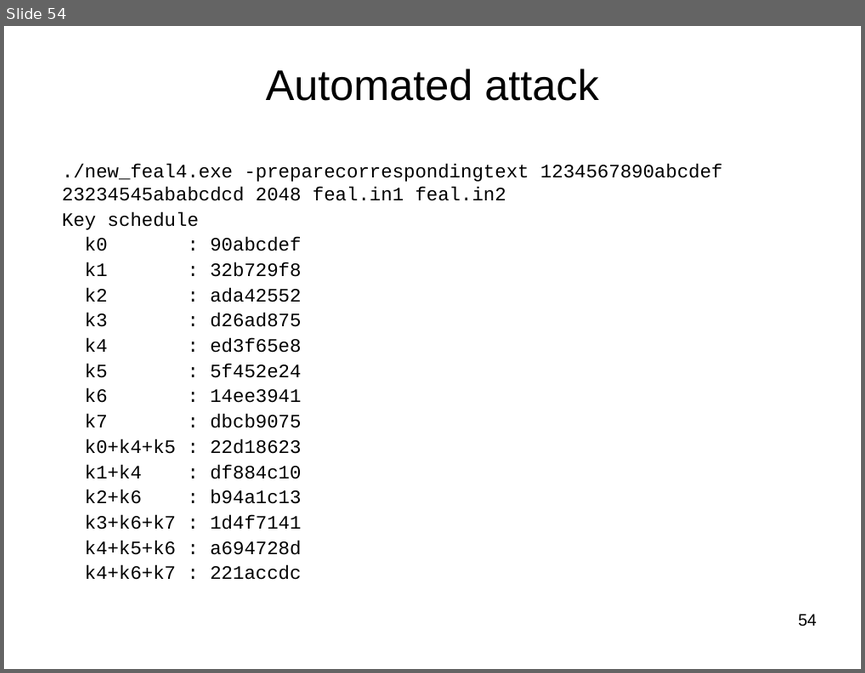
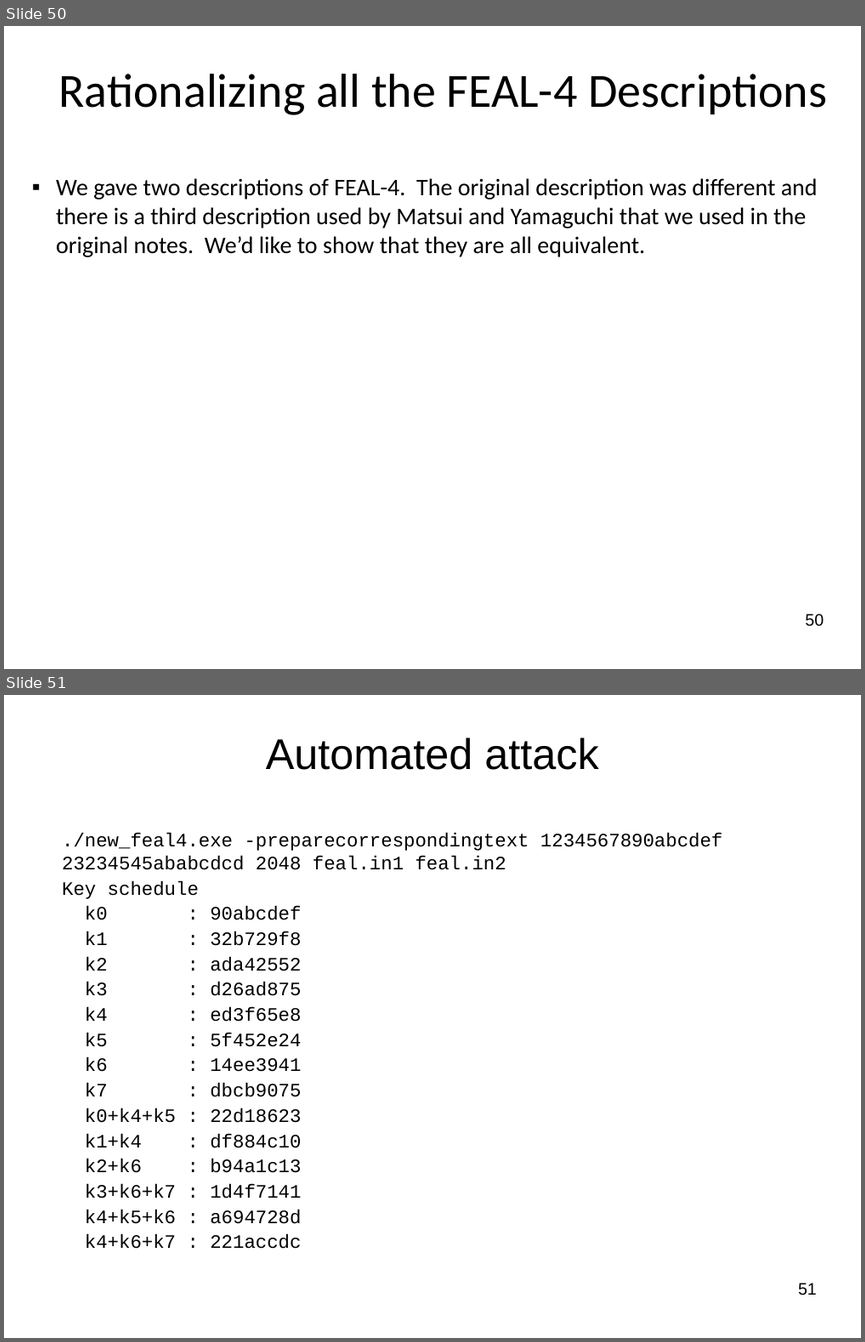
Before and after one commit to jlmucb/class_notes, a slide deck: BerkeleyClass/CS290Spring2013/Lectures/Cryptoclass4.pptx. Shown one above the other, each under a label of ours: slide 54 before the commit, slides 50 and 51 after it. The pictures are 865x673 and 865x1342 pixels, drawn with LibreOffice and Linux fonts; fonts in the diff are those of the drawing. Boxes give left, top, right and bottom in pixels: in the first picture for what was removed or moved away, otherwise in the second. Text is boxed around its words. In the diff, an @@ line names an element or a change of style, - is before the commit and + after.

Commit message:
Improved FEAL discussion

```diff
--- a/BerkeleyClass/CS290Spring2013/Lectures/Cryptoclass4.pptx
+++ b/BerkeleyClass/CS290Spring2013/Lectures/Cryptoclass4.pptx
@@ slide 50 added at (4,26,861,669), background #FFFFFF @@
@@ title added at (59,74,827,115), 40 pt, text #000000 @@
+Rationalizing all the FEAL-4 Descriptions
@@ text added at (56,178,817,257), 20 pt, text #000000 @@
+  ▪ We gave two descriptions of FEAL-4. The original description was different and there is a third description used by Matsui and Yamaguchi that we used in the original notes. We’d like to show that they are all equivalent.
@@ page number added at (805,613,823,626), 14 pt, text #000000 @@
+50
@@ what was slide 54 is now slide 51 @@
@@ page number at (798,1282,817,1295): text changed @@
-54
+51
```
Also in this commit, not shown: 18 slides changed, 4 other slides added, 4 slides removed.
